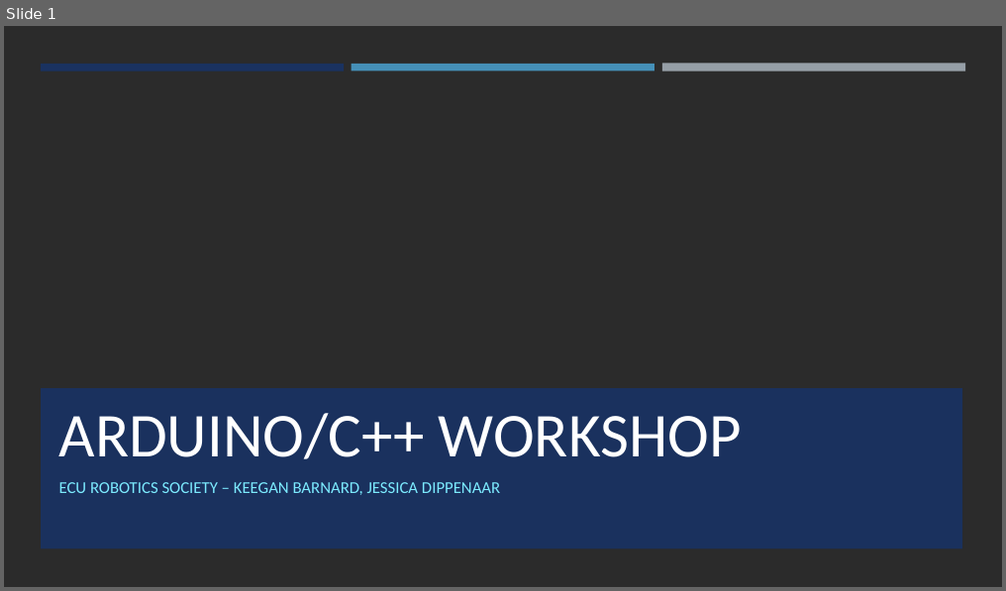
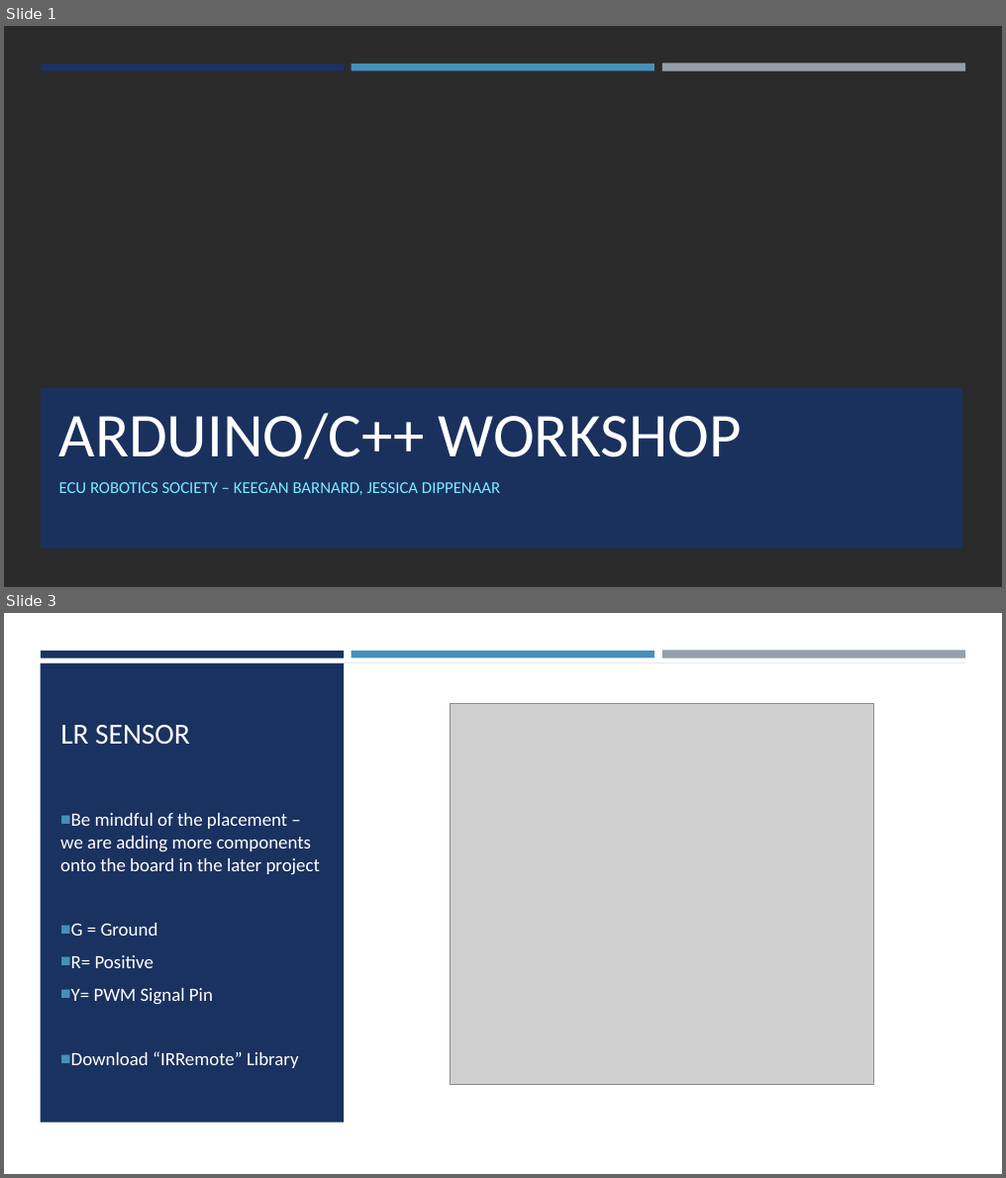
Before and after one commit to ECURobotics/Arduino_Workshop, a slide deck: Thursday/Arduino Workshop (Thursday).pptx. Shown one above the other, each under a label of ours: slide 1 before the commit, slides 1 and 3 after it; the slides between them are not shown. The pictures are 1006x591 and 1006x1178 pixels, drawn with LibreOffice and Linux fonts; fonts in the diff are those of the drawing; grey boxes stand for pictures; background and template pictures are left out; a plain dark background stands for a picture behind light text. Boxes give left, top, right and bottom in pixels: in the first picture for what was removed or moved away, otherwise in the second. Text is boxed around its words. In the diff, an @@ line names an element or a change of style, - is before the commit and + after.

```diff
--- a/Thursday/Arduino Workshop (Thursday).pptx
+++ b/Thursday/Arduino Workshop (Thursday).pptx
@@ slide 3 added at (4,613,1002,1174), background #FFFFFF @@
@@ rectangle added at (4,663,1002,1174), fill #FFFFFF @@
@@ rectangle added at (40,663,966,761), fill #1A3260 @@
@@ rectangle added at (40,663,344,1123), fill #1A3260 @@
@@ rectangle added at (41,651,344,658), fill #1A3260 @@
@@ rectangle added at (351,651,654,658), fill #4590B8 @@
@@ rectangle added at (662,651,965,659), fill #969FA7 @@
@@ title added at (60,725,190,745), 28 pt, text #FFFFFF @@
+LR SENSOR
@@ picture added at (450,704,874,1085) @@
@@ text added at (60,813,320,1068), 18 pt, text #FFFFFF @@
+■ Be mindful of the placement – we are adding more components onto the board in the later project
+■ G = Ground
+■ R= Positive
+■ Y= PWM Signal Pin
+■ Download “IRRemote” Library
```
Also in this commit, not shown: 2 slides changed, 1 other slide added, 5 slides removed, 13 other files.
